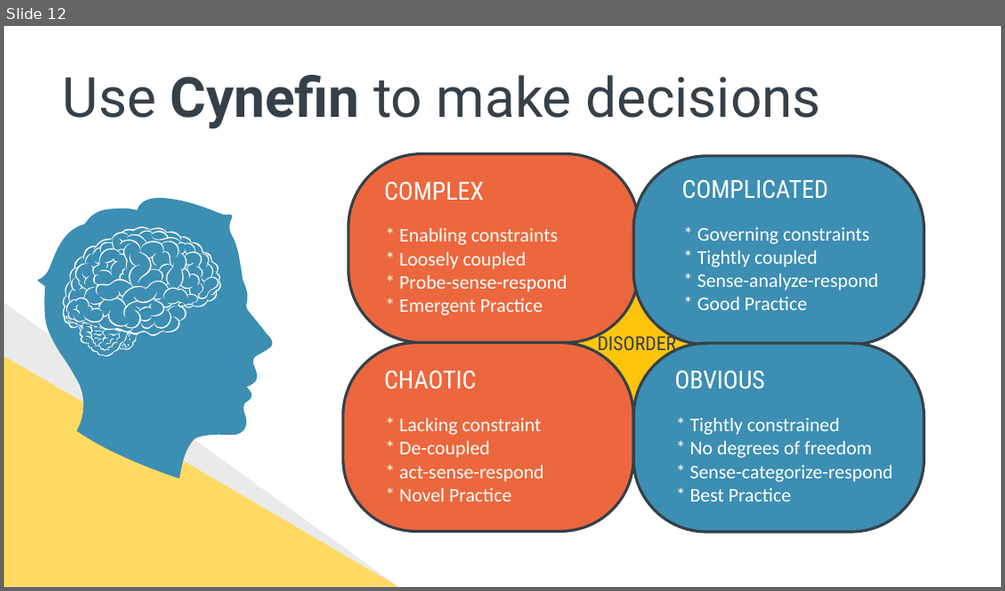
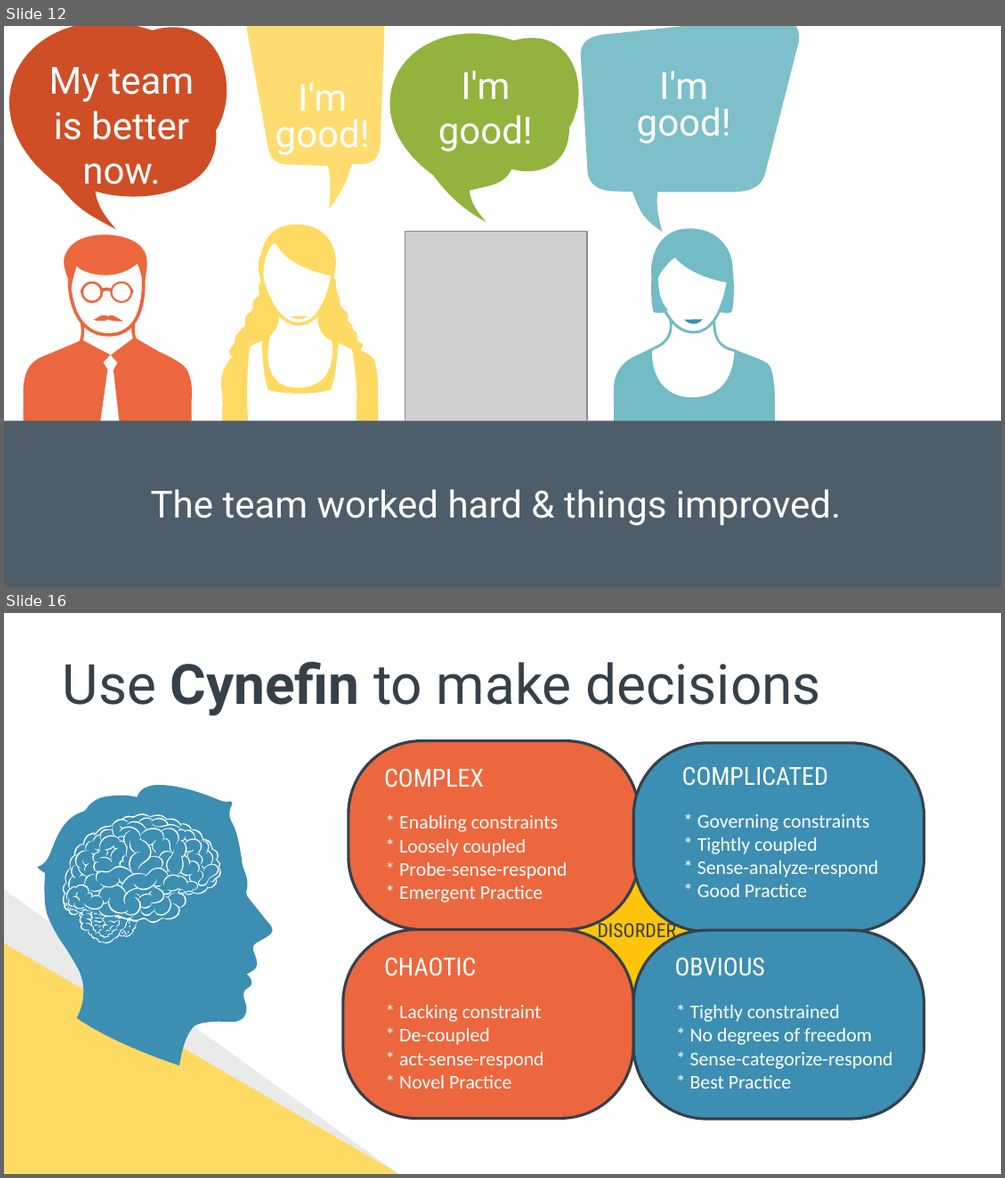
Before and after one commit to spetryjohnson/Talk---Hiring--Firing--and-Inspiring, a slide deck: Hiring, Firing, and Inspiring.pptx. Shown one above the other, each under a label of ours: slide 12 before the commit, slides 12 and 16 after it; the slides between them are not shown. The pictures are 1005x591 and 1005x1178 pixels, drawn with LibreOffice and Linux fonts; fonts in the diff are those of the drawing; grey boxes stand for pictures. Boxes give left, top, right and bottom in pixels: in the first picture for what was removed or moved away, otherwise in the second. Text is boxed around its words. In the diff, an @@ line names an element or a change of style, - is before the commit and + after.

```diff
--- a/Hiring, Firing, and Inspiring.pptx
+++ b/Hiring, Firing, and Inspiring.pptx
@@ slide 12 added at [4,26,1001,587], background #FFFFFF @@
@@ freeform shape added at [9,26,226,229], fill #CB4014 at 92% opacity @@
@@ freeform shape added at [246,26,384,208], fill #FFDA63 at 92% opacity @@
@@ freeform shape added at [389,34,578,223], fill #89AD2D at 92% opacity @@
@@ freeform shape added at [580,26,799,232], fill #73BBC5 at 92% opacity @@
@@ text added at [49,67,194,193], 27 pt, text #FFFFFF @@
+My team is better now.
@@ text added at [438,70,533,151], 27 pt, text #FFFFFF @@
+I'm good!
@@ text added at [637,70,731,143], 27 pt, text #FFFFFF @@
+I'm good!
@@ text added at [275,82,370,155], 27 pt, text #FFFFFF @@
+I'm good!
@@ freeform shape added at [23,231,193,441], fill #EC673D @@
@@ freeform shape added at [220,224,380,442], fill #FFDA63 @@
@@ picture added at [404,231,587,419] @@
@@ freeform shape added at [612,227,776,441], fill #73BBC5 @@
@@ freeform shape added at [81,281,134,303], fill #EC673D @@
@@ freeform shape added at [93,313,123,322], fill #EC673D @@
@@ freeform shape added at [290,316,308,319], fill #FFDA63 @@
@@ freeform shape added at [684,319,702,324], fill #3C8EB2 @@
@@ rectangle added at [4,421,1001,586], fill #4D5D6A @@
@@ text added at [151,489,841,525], 27 pt, text #FFFFFF @@
+The team worked hard & things improved.
@@ what was slide 12 is now slide 16 @@
```
Also in this commit, not shown: 13 slides changed, 4 other slides added, 1 slide removed.
